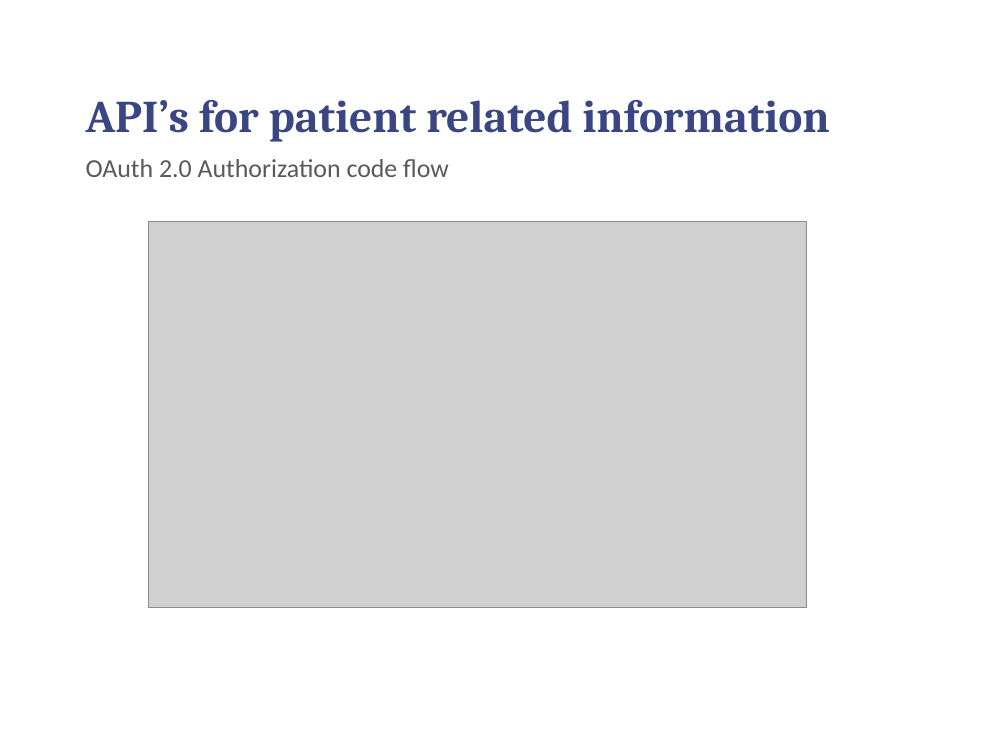
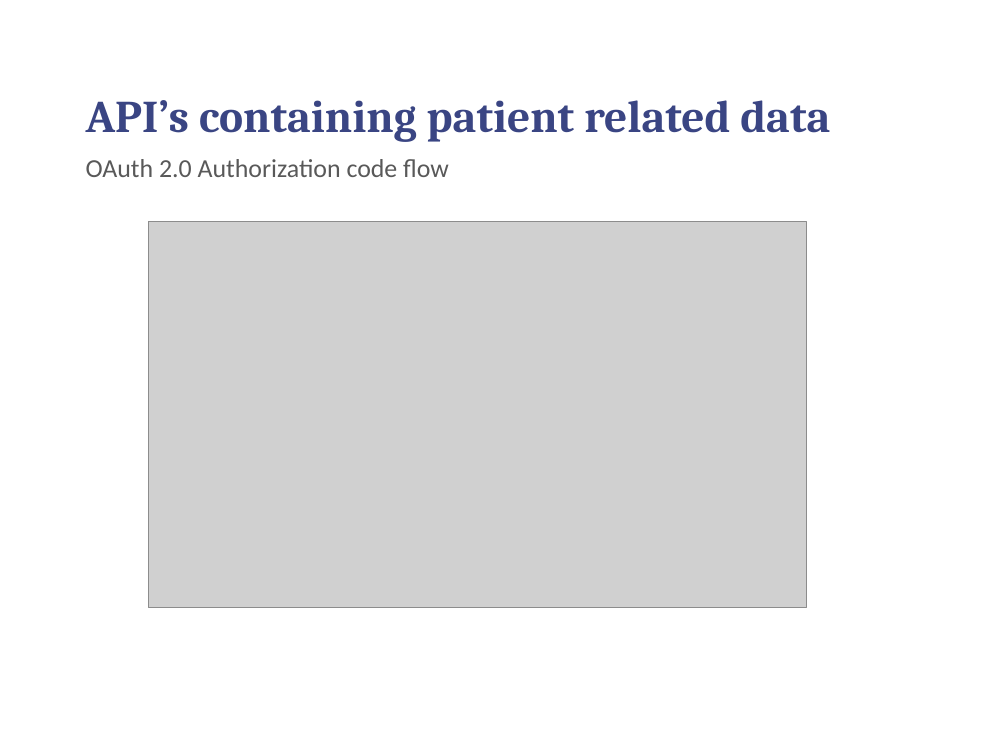
Before and after one commit to chilmers/cadec-healthcare-api-tutorial, a slide deck: slide 16 of Cadec-vårdens-apier.pptx. Drawn at 1008x756 pixels with LibreOffice and Linux fonts; fonts in the diff are those of the drawing; grey boxes stand for pictures; background and template pictures are left out. Boxes give left, top, right and bottom in pixels: in the first picture for what was removed or moved away, otherwise in the second. Text is boxed around its words. In the diff, an @@ line names an element or a change of style, - is before the commit and + after.

```diff
--- a/Cadec-vårdens-apier.pptx
+++ b/Cadec-vårdens-apier.pptx
@@ title at (86,100,830,142): text changed @@
-API’s for patient related information
+API’s containing patient related data
```
Also in this commit, not shown: 8 other slides changed.
